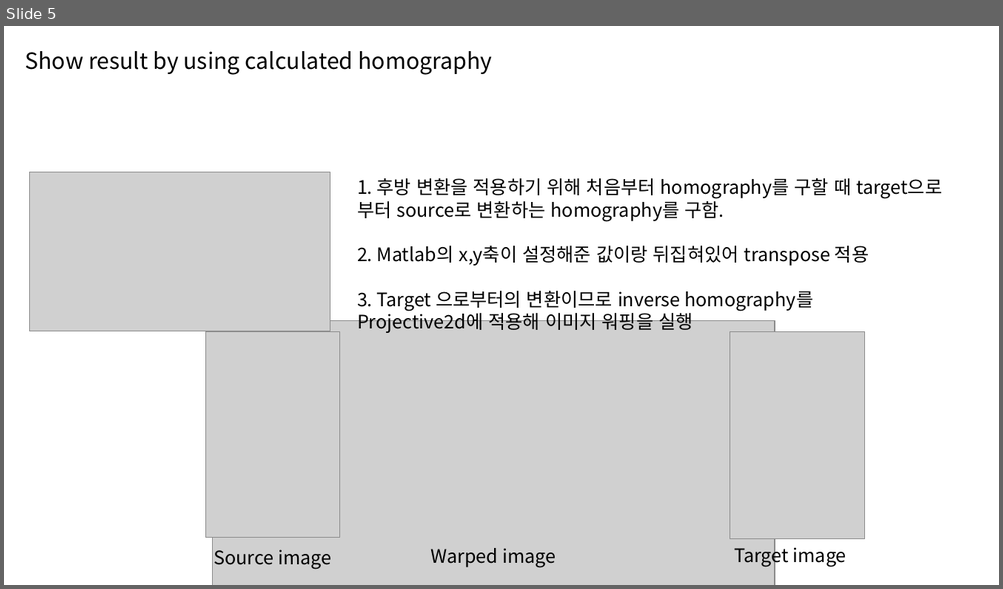
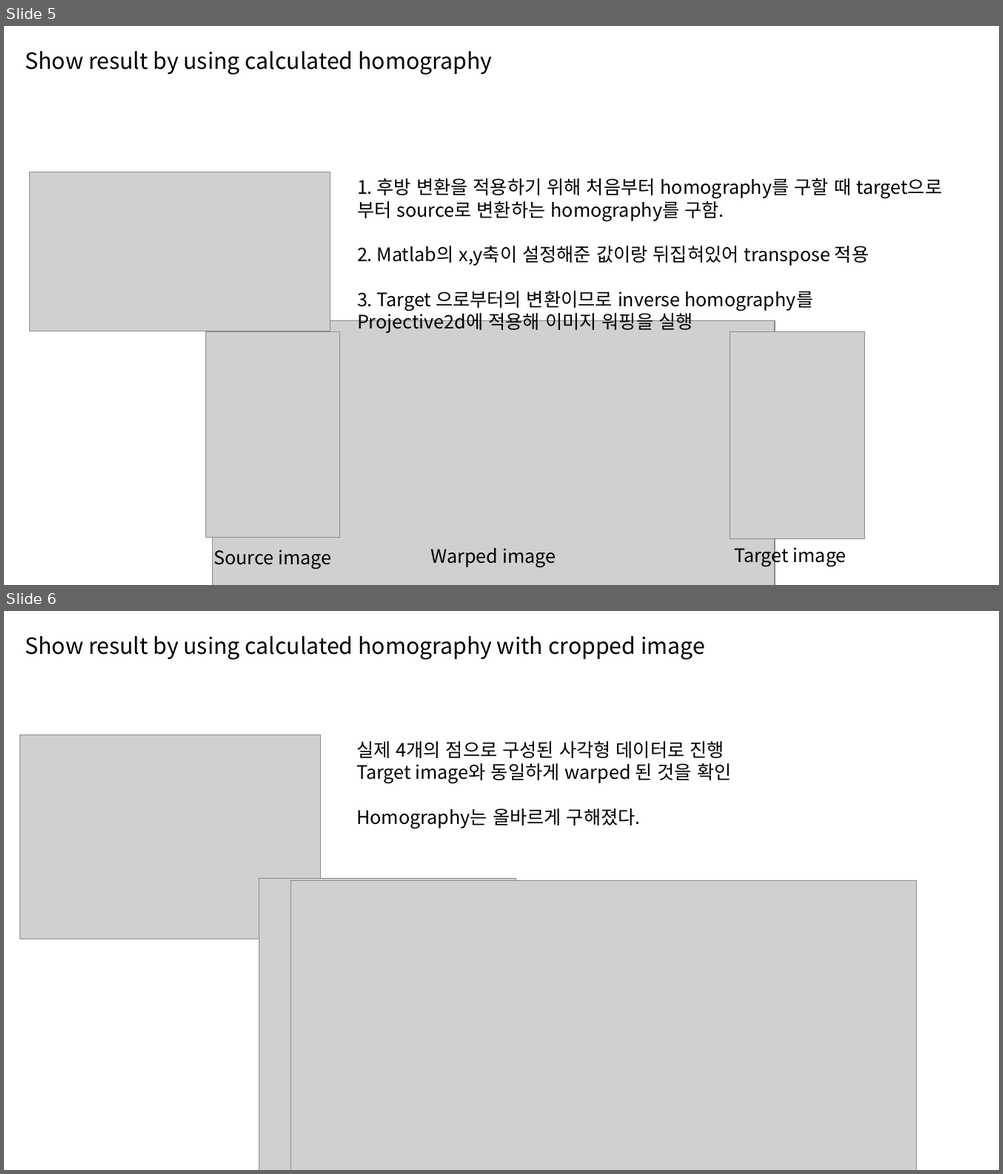
Before and after one commit to jjunhyub/computer_vision_project_2, a slide deck: 20162874_이준협_project2.pptx. Shown one above the other, each under a label of ours: slide 5 before the commit, slides 5 and 6 after it. The pictures are 1003x589 and 1003x1174 pixels, drawn with LibreOffice and Linux fonts; fonts in the diff are those of the drawing; grey boxes stand for pictures. Boxes give left, top, right and bottom in pixels: in the first picture for what was removed or moved away, otherwise in the second. Text is boxed around its words. In the diff, an @@ line names an element or a change of style, - is before the commit and + after.

```diff
--- a/20162874_이준협_project2.pptx
+++ b/20162874_이준협_project2.pptx
@@ slide 6 added at bbox=[4, 611, 999, 1170], background #FFFFFF @@
@@ title added at bbox=[25, 636, 705, 660], 21.6 pt, text #000000 @@
+Show result by using calculated homography with cropped image
@@ picture added at bbox=[20, 735, 320, 940] @@
@@ text added at bbox=[356, 741, 731, 829], 18 pt, text #000000 @@
+실제 4개의 점으로 구성된 사각형 데이터로 진행
+Target image와 동일하게 warped 된 것을 확인
+Homography는 올바르게 구해졌다.
@@ picture added at bbox=[259, 878, 516, 1170] @@
@@ picture added at bbox=[290, 881, 916, 1170] @@
```
Also in this commit, not shown: 1 other slide added, 1 slide removed, 4 other files.
